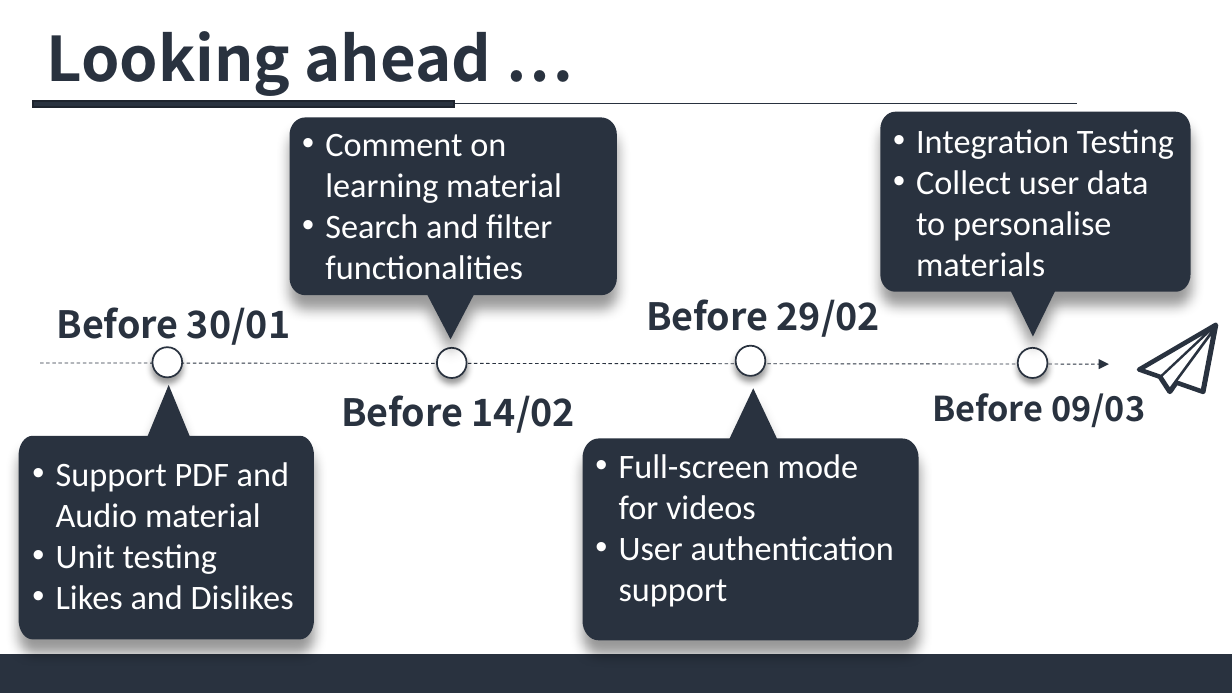
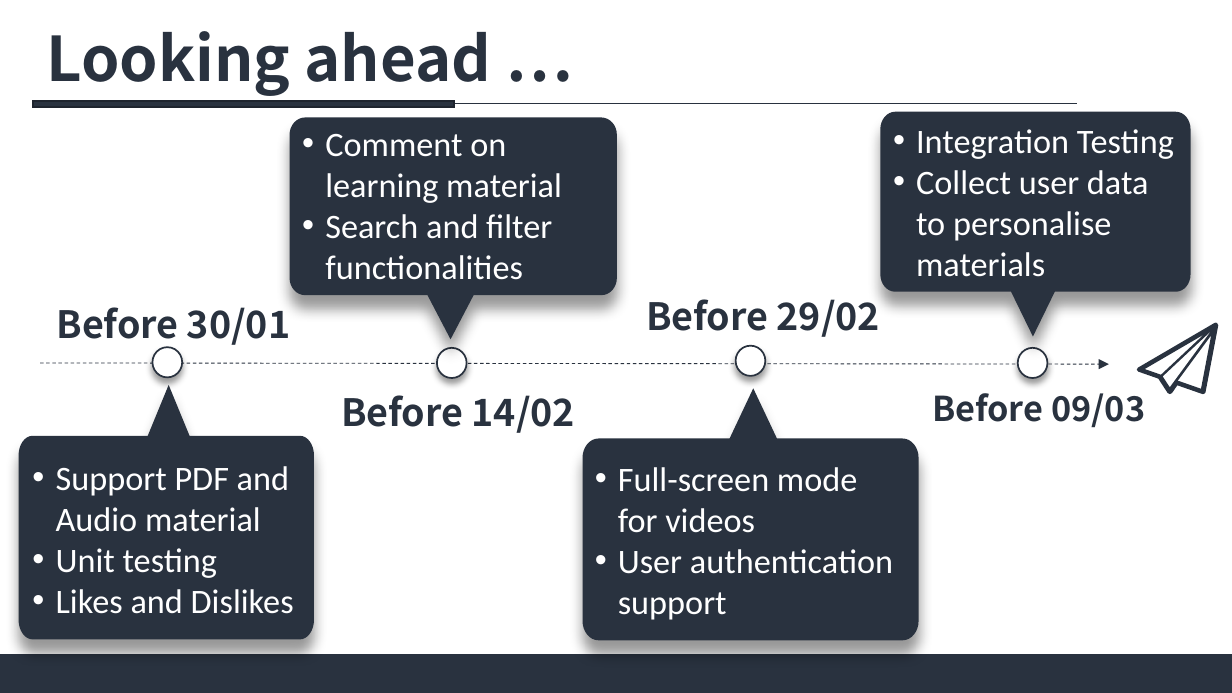
Before and after one commit to magetron/X5GON-mobile, a slide deck: slide 3 of presentation/X5GON-Team 4.pptx. Drawn at 1232x693 pixels with LibreOffice and Linux fonts; fonts in the diff are those of the drawing. Boxes give left, top, right and bottom in pixels: in the first picture for what was removed or moved away, otherwise in the second. Text is boxed around its words. In the diff, an @@ line names an element or a change of style, - is before the commit and + after.

Commit message:
revise location of box

```diff
--- a/presentation/X5GON-Team 4.pptx
+++ b/presentation/X5GON-Team 4.pptx
@@ text "Support PDF and Audio material": place and size @@
-text "Support PDF and Audio material" at box(56, 462, 294, 610)
+text "Support PDF and Audio material" at box(56, 466, 294, 614)
@@ text "Full-screen mode for videos": place and size @@
-text "Full-screen mode for videos" at box(619, 454, 894, 607)
+text "Full-screen mode for videos" at box(618, 467, 893, 620)
```
